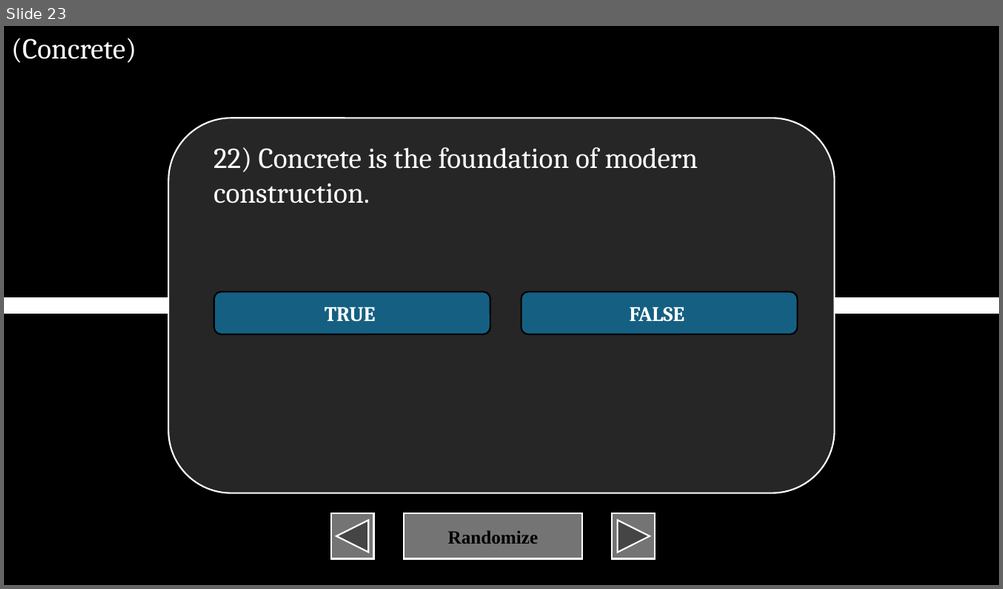
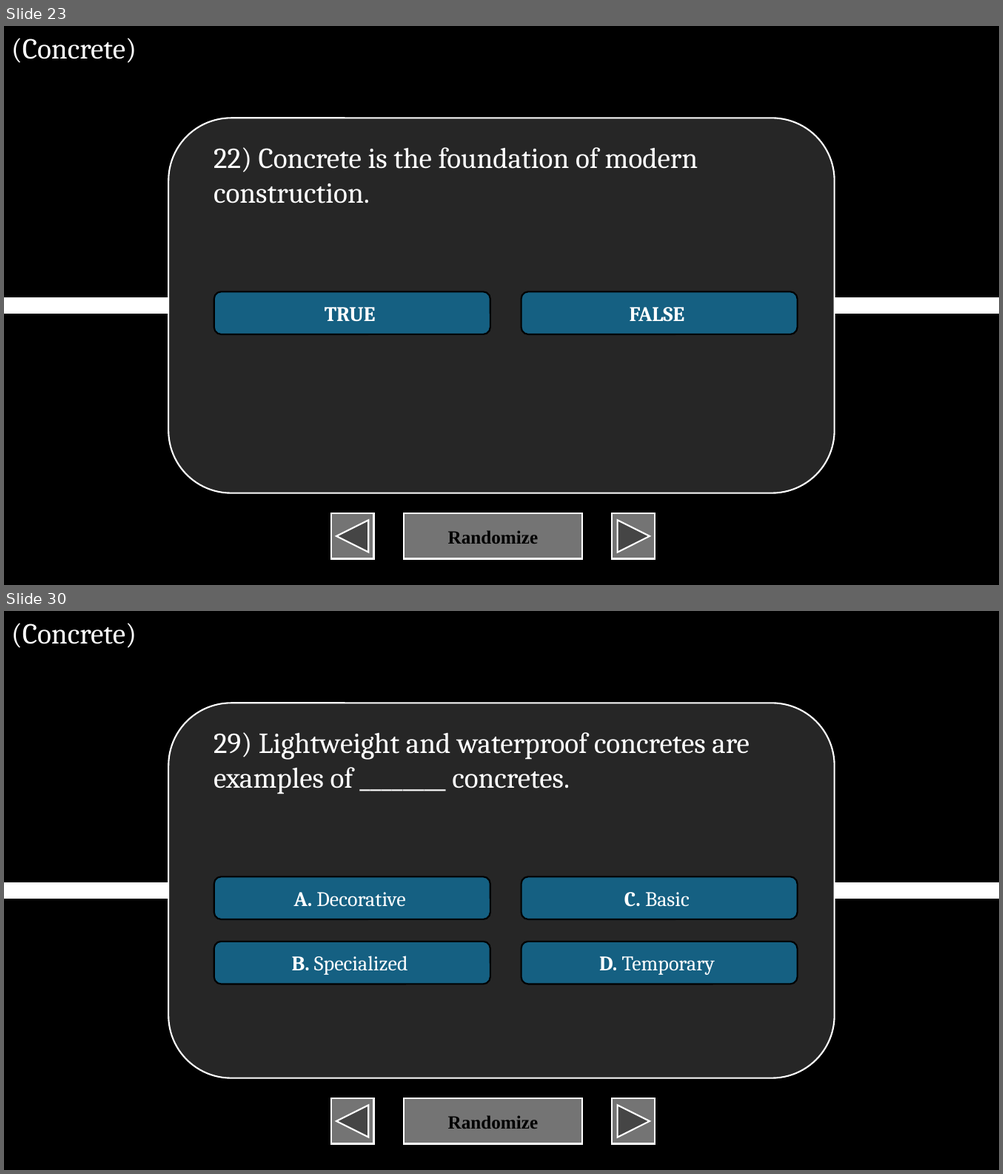
Before and after one commit to XIvanSolomonX/Archi-Reviewer, a slide deck: BU.pptm. Shown one above the other, each under a label of ours: slide 23 before the commit, slides 23 and 30 after it; the slides between them are not shown. The pictures are 1003x589 and 1003x1174 pixels, drawn with LibreOffice and Linux fonts; fonts in the diff are those of the drawing. Boxes give left, top, right and bottom in pixels: in the first picture for what was removed or moved away, otherwise in the second. Text is boxed around its words. In the diff, an @@ line names an element or a change of style, - is before the commit and + after.

Commit message:
Fixed duplicate processed file, concrete and copper done

```diff
--- a/BU.pptm
+++ b/BU.pptm
@@ slide 30 added at (4, 611, 999, 1170), background #000000 @@
@@ text added at (11, 623, 136, 648), 28 pt, text #FFFFFF @@
+(Concrete)
@@ rounded rectangle added at (168, 703, 834, 1078), fill #262626, outline #FFFFFF 1.5 pt @@
@@ text added at (213, 732, 749, 795), 28 pt, text #FFFFFF @@
+29) Lightweight and waterproof concretes are examples of ________ concretes.
@@ rounded rectangle added at (214, 877, 490, 919), fill #156082, outline #000000 1.5 pt, 20 pt, text #FFFFFF @@
+A. Decorative
@@ rounded rectangle added at (521, 877, 797, 919), fill #156082, outline #000000 1.5 pt, 20 pt, text #FFFFFF @@
+C. Basic
@@ line added from (4, 891) to (999, 891), #FFFFFF 16 pt @@
@@ rounded rectangle added at (214, 942, 490, 984), fill #156082, outline #000000 1.5 pt, 20 pt, text #FFFFFF @@
+B. Specialized
@@ rounded rectangle added at (521, 942, 797, 984), fill #156082, outline #000000 1.5 pt, 20 pt, text #FFFFFF @@
+D. Temporary
@@ action button back previous added at (331, 1099, 373, 1145), fill #747474, outline #FFFFFF 1.5 pt @@
@@ action button blank added at (404, 1099, 582, 1145), fill #747474, outline #FFFFFF 1.5 pt, 18 pt, text #000000, bold @@
+Randomize
@@ action button forward next added at (612, 1099, 654, 1145), fill #747474, outline #FFFFFF 1.5 pt @@
```
Also in this commit, not shown: 1 slide changed, 119 other slides added, 4 other files.
